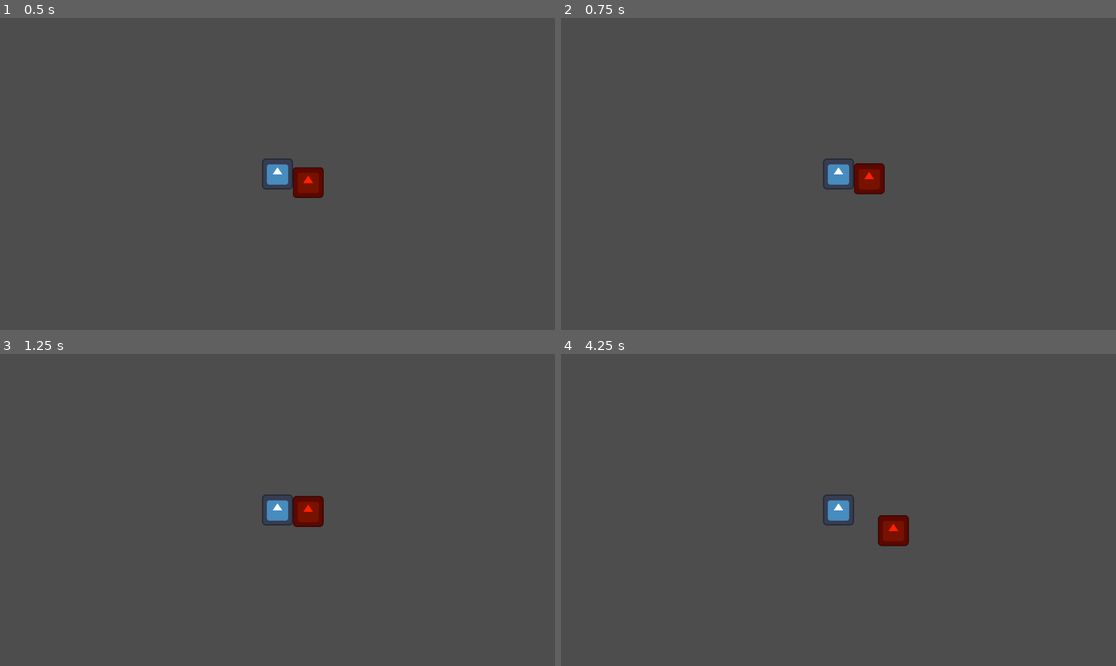
Above: before the commit, frames 1-4 (two rows, left to right).
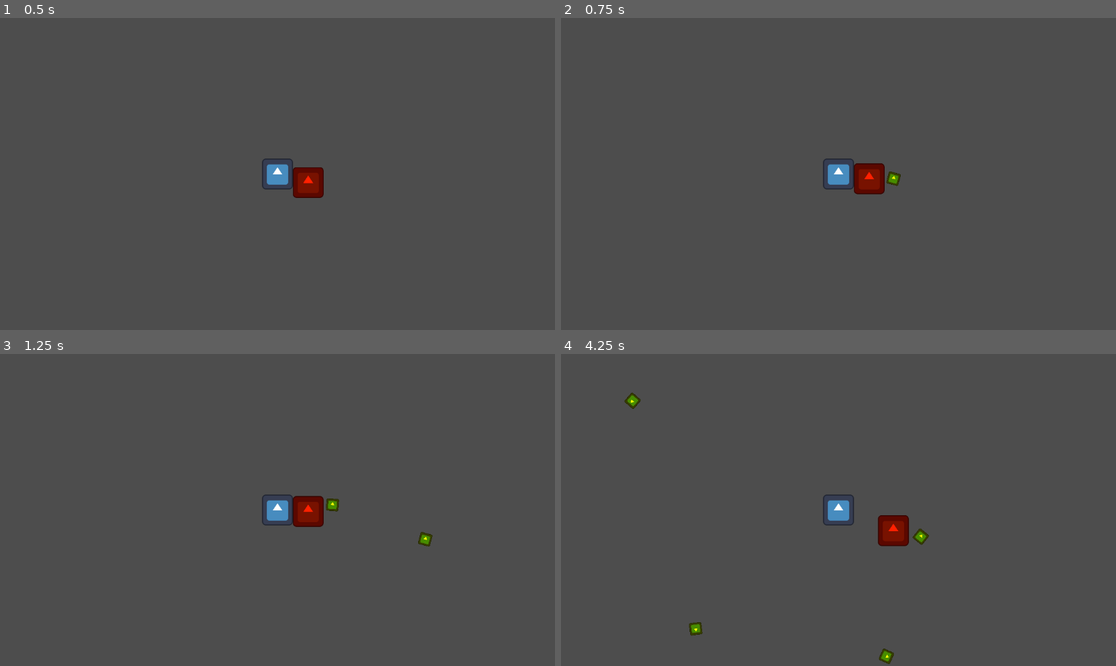
Above: after the commit, the same moments.

Repository: 404rakshit/other-games
Game: Godot game, scene res://scenes/game/world.tscn
Two runs of this game, one before a commit and one after it. Both use one fixed random seed, a clock stepped at 60 frames per second and the inputs below. The engine's default icon, where the game draws it, is replaced by a stand-in: a white triangle on a blue panel in a dark square.
Inputs:
- Up to frame 1 (0.5 s): no input
- Up to frame 2 (0.75 s): hold D (move_right) from 0.53 s (still down)
- Up to frame 3 (1.25 s): keep holding D (move_right)
- Up to frame 4 (4.25 s): release D (move_right) at 1.28 s; hold S (move_down) 1.28-2.03 s; hold D (move_right) 2.03-2.78 s; hold W (move_up) 2.78-3.53 s; hold A (move_left) from 3.53 s (still down)

Frame 1 is identical in both runs. In frame 2, less than 0.1% of the frame differs, in the area x 58-62%, y 49-54%; in frame 3, 0.2%; in frame 4, 0.4%, in the area x 11-67%, y 12-100%.

Commit message:
added: projectile & gun, collision layer & mask

Diff:
--- a/project.godot
+++ b/project.godot
@@ -10,7 +10,7 @@
 
 [application]
 
-config/name="New Game Project"
+config/name="2d-game"
 run/main_scene="uid://6wubinngqbf8"
 config/features=PackedStringArray("4.5", "Forward Plus")
 config/icon="res://icon.svg"
@@ -38,6 +38,12 @@
 ]
 }
 
+[layer_names]
+
+2d_physics/layer_1="Player"
+2d_physics/layer_2="Enemy"
+2d_physics/layer_3="PlayerProjectile"
+
 [rendering]
 
 renderer/rendering_method="mobile"
--- a/scenes/enemy/enemy.tscn
+++ b/scenes/enemy/enemy.tscn
@@ -7,6 +7,7 @@
 size = Vector2(66, 62)
 
 [node name="Enemy" type="CharacterBody2D"]
+collision_layer = 2
 script = ExtResource("1_a3pup")
 
 [node name="Visuals" type="Node2D" parent="."]
--- a/scenes/player/player.tscn
+++ b/scenes/player/player.tscn
@@ -1,12 +1,14 @@
-[gd_scene load_steps=4 format=3 uid="uid://d1w5ccem33kle"]
+[gd_scene load_steps=5 format=3 uid="uid://d1w5ccem33kle"]
 
 [ext_resource type="Texture2D" uid="uid://4q335xxs2p" path="res://icon.svg" id="1_8afob"]
 [ext_resource type="Script" uid="uid://6iyonbfy33sl" path="res://scripts/player/player.gd" id="1_dovo2"]
+[ext_resource type="PackedScene" uid="uid://bs8eogk6v0q13" path="res://scenes/weapon/gun.tscn" id="3_gmlin"]
 
 [sub_resource type="CircleShape2D" id="CircleShape2D_dovo2"]
 radius = 30.68
 
 [node name="Player" type="CharacterBody2D" groups=["player"]]
+collision_mask = 2
 script = ExtResource("1_dovo2")
 
 [node name="Visuals" type="Node2D" parent="."]
@@ -19,3 +21,6 @@
 shape = SubResource("CircleShape2D_dovo2")
 
 [node name="Camera2D" type="Camera2D" parent="."]
+
+[node name="Gun" parent="." instance=ExtResource("3_gmlin")]
+light_mask = 2
--- /dev/null
+++ b/scenes/weapon/gun.tscn
@@ -0,0 +1,27 @@
+[gd_scene load_steps=3 format=3 uid="uid://bs8eogk6v0q13"]
+
+[ext_resource type="Script" uid="uid://d2e4qnr7d4cjw" path="res://scripts/weapon/gun.gd" id="1_bym8i"]
+
+[sub_resource type="CircleShape2D" id="CircleShape2D_j0owr"]
+radius = 200.81
+
+[node name="Gun" type="Node2D"]
+script = ExtResource("1_bym8i")
+
+[node name="ShootingPoint" type="Marker2D" parent="."]
+light_mask = 2
+visibility_layer = 0
+position = Vector2(20, -20)
+
+[node name="Timer" type="Timer" parent="."]
+wait_time = 0.5
+autostart = true
+
+[node name="Range" type="Area2D" parent="."]
+collision_layer = 0
+collision_mask = 2
+
+[node name="CollisionShape2D" type="CollisionShape2D" parent="Range"]
+shape = SubResource("CircleShape2D_j0owr")
+
+[connection signal="timeout" from="Timer" to="." method="_on_timer_timeout"]
--- /dev/null
+++ b/scenes/weapon/projectile.tscn
@@ -0,0 +1,26 @@
+[gd_scene load_steps=4 format=3 uid="uid://bvpl4gt0hie0k"]
+
+[ext_resource type="Texture2D" uid="uid://4q335xxs2p" path="res://icon.svg" id="1_m8aw3"]
+[ext_resource type="Script" uid="uid://b88k37q8setlx" path="res://scripts/weapon/projectile.gd" id="1_qg78g"]
+
+[sub_resource type="CircleShape2D" id="CircleShape2D_qg78g"]
+radius = 13.038404
+
+[node name="Projectile" type="Area2D"]
+collision_layer = 4
+collision_mask = 2
+script = ExtResource("1_qg78g")
+
+[node name="Visuals" type="Node2D" parent="."]
+
+[node name="Skins" type="Sprite2D" parent="Visuals"]
+modulate = Color(1, 1, 0, 1)
+scale = Vector2(0.2, 0.2)
+texture = ExtResource("1_m8aw3")
+
+[node name="CollisionShape2D" type="CollisionShape2D" parent="."]
+shape = SubResource("CircleShape2D_qg78g")
+
+[node name="VisibleOnScreenNotifier2D" type="VisibleOnScreenNotifier2D" parent="."]
+
+[connection signal="screen_exited" from="VisibleOnScreenNotifier2D" to="." method="_on_visible_on_screen_notifier_2d_screen_exited"]
--- /dev/null
+++ b/scripts/weapon/gun.gd
@@ -0,0 +1,27 @@
+extends Node2D
+
+const BULLET_SCENE = preload("res://scenes/weapon/projectile.tscn")
+
+@onready var shooting_point: Marker2D = $ShootingPoint
+@onready var range_area: Area2D = $Range
+
+func _on_timer_timeout() -> void:
+	shoot()
+
+func shoot():
+	var enemies_in_range = range_area.get_overlapping_bodies()
+
+	print("enemies_in_range", enemies_in_range)
+
+	if enemies_in_range.size() > 0:
+
+		var target_enemy = enemies_in_range[0]
+		look_at(target_enemy.global_position)
+
+		var bullet: Area2D = BULLET_SCENE.instantiate()
+
+		get_tree().root.add_child(bullet)
+		bullet.global_position = shooting_point.global_position
+		bullet.rotation = global_rotation
+
+		bullet.direction = Vector2.RIGHT.rotated(global_rotation)
--- /dev/null
+++ b/scripts/weapon/projectile.gd
@@ -0,0 +1,12 @@
+extends Area2D
+
+var speed : float = 400.0
+var direction = Vector2.RIGHT
+
+func _physics_process(delta: float) -> void:
+	position += direction * speed * delta
+
+
+
+func _on_visible_on_screen_notifier_2d_screen_exited() -> void:
+	queue_free()
Not shown, added: scripts/weapon/gun.gd.uid
Not shown, added: scripts/weapon/projectile.gd.uid
